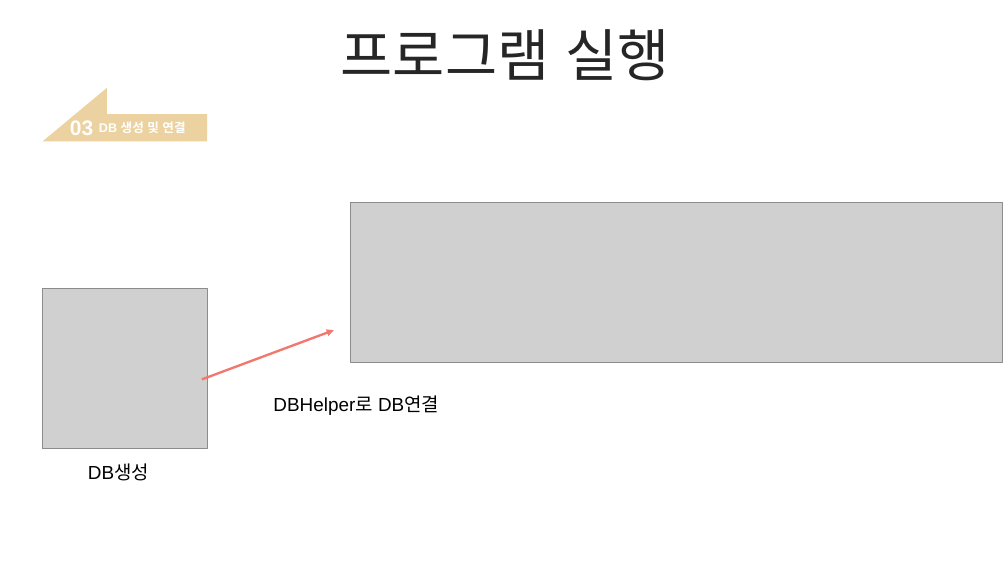
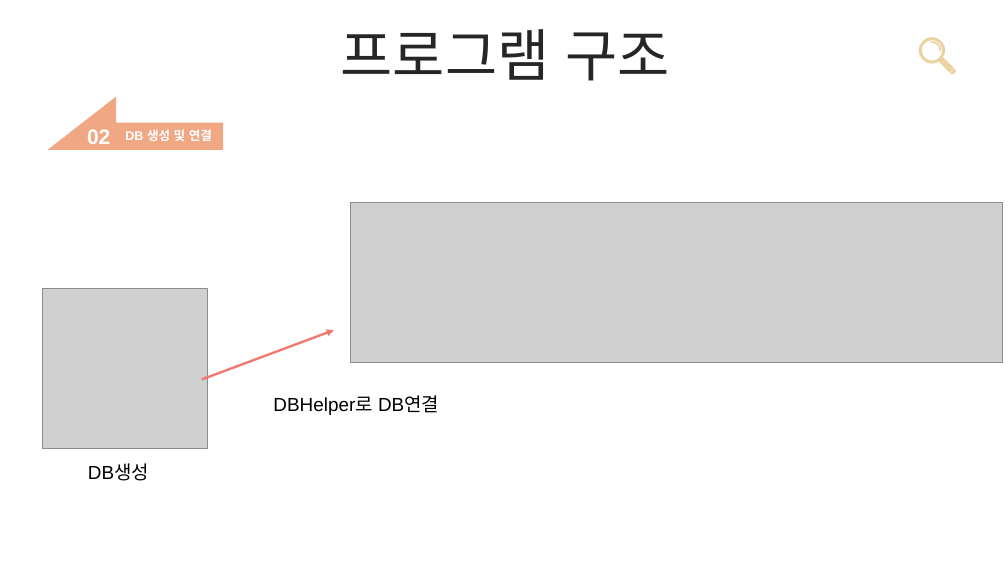
Before and after one commit to woorain20/2022-rainy, a slide deck: slide 5 of 이력서 참조/C# 병원관리 프로젝트.pptx. Drawn at 1008x567 pixels with LibreOffice and Linux fonts; fonts in the diff are those of the drawing; grey boxes stand for pictures. Boxes give left, top, right and bottom in pixels: in the first picture for what was removed or moved away, otherwise in the second. Text is boxed around its words. In the diff, an @@ line names an element or a change of style, - is before the commit and + after.

```diff
--- a/이력서 참조/C# 병원관리 프로젝트.pptx
+++ b/이력서 참조/C# 병원관리 프로젝트.pptx
@@ text at box(341, 29, 669, 81): text changed @@
-프로그램 실행
+프로그램 구조
@@ freeform shape added at box(919, 37, 962, 80), fill #EBD2A0 @@
@@ freeform shape: place and size @@
-freeform shape at box(42, 88, 207, 141)
+freeform shape at box(48, 97, 223, 150)
@@ freeform shape at box(48, 97, 223, 150): fill #EBD2A0 to #F0A884 @@
@@ text removed at box(70, 120, 93, 135) @@
-03
@@ text added at box(87, 129, 110, 144), 20 pt, text #FFFFFF, bold @@
+02
@@ text "DB 생성 및 연결": place and size @@
-text "DB 생성 및 연결" at box(99, 121, 185, 133)
+text "DB 생성 및 연결" at box(125, 129, 212, 141)
```
Also in this commit, not shown: 11 other slides changed, 6 slides added, 14 slides removed.
